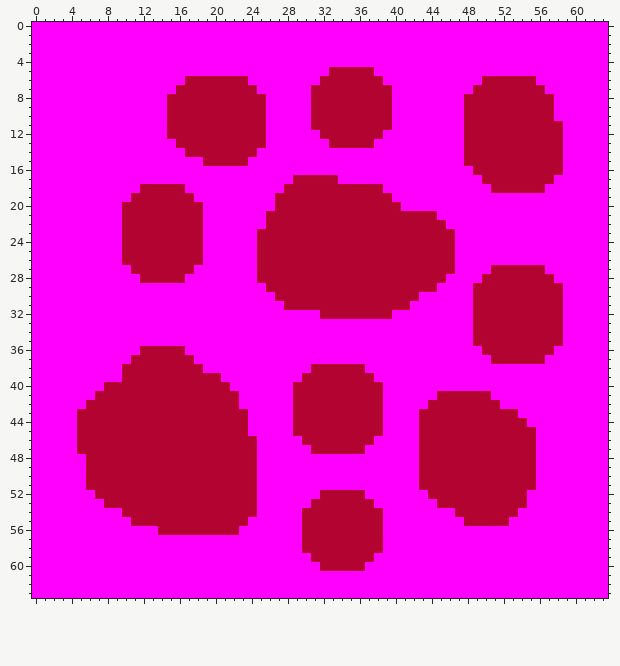
File history of a pixel-art sprite, assets/ruby.png. Above: the version before the commit.
The file is 64x64 pixels.
Once edited:
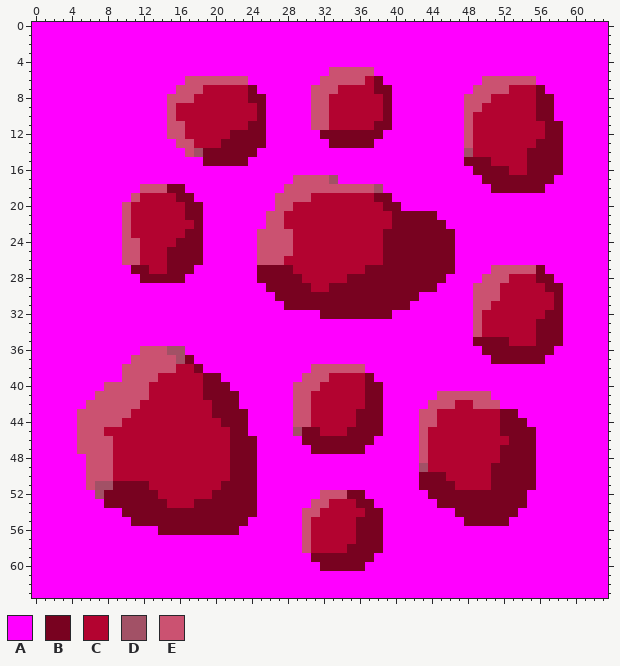
Palette (. is transparent): A #ff00ff  B #780220  C #b30330  D #a25166  E #cb5271
Edits made:
Changed rows in their new state; - is an unchanged pixel.
first column x 5:
 5 ----------------------------EEEEE---------------------
 6 ------------EEEEEEE--------EEEEE-B-----------EEEEEE---
 7 -----------EEE-----B------EEE----BB---------EEEE---B--
 8 ----------EEE------BB-----EE------B--------EEE-----BB-
 9 ----------E---------B-----EE------B--------EE------BB-
10 ----------E---------B-----EE------B--------E-------BB-
11 ----------EE-------BB-----EE-----BB--------E--------BB
12 ----------EE-----BBBB------BBBBBBB---------E--------BB
13 -----------EE---BBBBB-------BBBBB----------E-------BBB
14 ------------EDBBBBBB-----------------------D------BBBB
15 --------------BBBBB------------------------BBB----BBBB
16 --------------------------------------------BBBB--BBBB
17 ------------------------EEEED----------------BBBBBBBB-
18 -------EEEBB-----------EEEEEEEEEED------------BBBBBB--
19 ------E----BB---------EEEE-------BB-------------------
20 -----E------BB--------EE----------BB------------------
21 -----E------BB-------EE------------BBBBB--------------
22 -----E-------B-------EE------------BBBBBB-------------
23 -----E------BB------EEEE----------BBBBBBBB------------
24 -----EE----BBB------EEEE----------BBBBBBBB------------
25 -----EE---BBBB------EEEE----------BBBBBBBB------------
26 -----EE---BBBB------EEE-----------BBBBBBBB------------
27 ------BB--BBB-------BBBB--------BBBBBBBBBB----EEEEEB--
28 -------BBBBB--------BBBBB-----BBBBBBBBBBB----EEE---BB-
29 ---------------------BBBBB--BBBBBBBBBBBB----EEE-----BB
30 ----------------------BBBBBBBBBBBBBBBB------EEE------B
31 -----------------------BBBBBBBBBBBBBB-------EE-------B
32 ---------------------------BBBBBBBB---------E-------BB
33 --------------------------------------------E------BBB
34 --------------------------------------------E------BBB
35 --------------------------------------------BBBB---BBB
36 -------EEEDD---------------------------------BBBBBBBB-
37 ------EEEEEDB---------------------------------BBBBBB--
38 -----EEEEEE--B------------EEEEEE----------------------
39 -----EEEE-----BB---------EEE----B---------------------
40 ---EEEEE------BBB-------EEE-----BB--------------------
41 --EEEEEE------BBBB------EE------BB------EEEEEE--------
42 -EEEEEE--------BBB------EE------BB-----EEE--EEE-------
43 EEEEEE---------BBBB-----EE-----BBB----EE-------BB-----
44 EEEEE-----------BBB-----EE-----BBB----EE-------BBB----
45 EEE--------------BB-----DBB---BBBB----E--------BBBB---
46 EEEE-------------BBB-----BBBBBBBB-----E---------BBB---
47 EEEE-------------BBB------BBBBBB------E--------BBBB---
48 -EEE-------------BBB------------------E--------BBBB---
49 -EEE-------------BBB------------------D-------BBBBB---
50 -EEE-------------BBB------------------BBB-----BBBBB---
51 -EDDBBBB--------BBBB------------------BBBB----BBBBB---
52 --DBBBBBB------BBBBB-------EEEBB-------BBBBBBBBBBB----
53 ---BBBBBBB---BBBBBBB------EE---BB-------BBBBBBBBBB----
54 -----BBBBBBBBBBBBBBB-----EE-----BB--------BBBBBBB-----
55 ------BBBBBBBBBBBBB------E-----BBB---------BBBBB------
56 ---------BBBBBBBBB-------E-----BBB--------------------
57 -------------------------E-----BBB--------------------
58 -------------------------E----BBBB--------------------
59 --------------------------BBBBBBB---------------------
60 ---------------------------BBBBB----------------------
